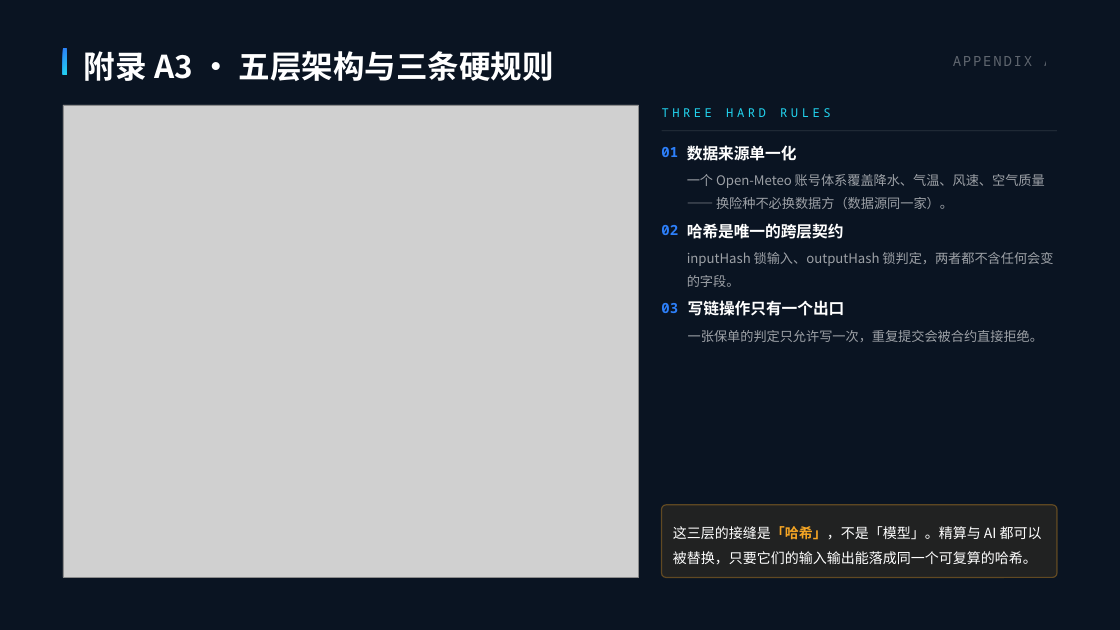
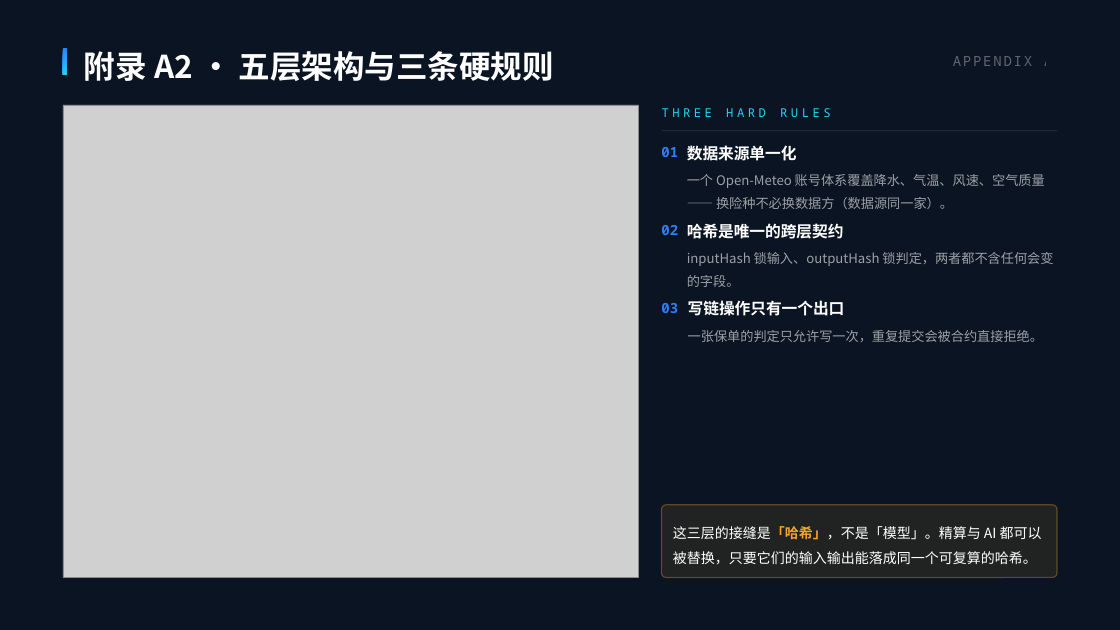
Before and after one commit to juice-butterfly/rainproof, a slide deck: slide 13 of 提交材料/雨证-路演PPT-叙事版-修订5.pptx (slide 14 before the commit). Drawn at 1120x630 pixels with LibreOffice and Linux fonts; fonts in the diff are those of the drawing; grey boxes stand for pictures. Boxes give left, top, right and bottom in pixels: in the first picture for what was removed or moved away, otherwise in the second. Text is boxed around its words. In the diff, an @@ line names an element or a change of style, - is before the commit and + after.

Commit message:
﻿[A] v3 回放取证落地：材料升 v3 口径 + 页 6 第三条证据换 2026-08-09 上海 + 13 页母版同步
回放（本机回放链，chainId 伪装 11155111，不上任何公网链）
- 部署 v3 后跑完整闭环：投保 08-06 → 保障窗 08-09 00:00–08-10 00:00（v3 冷静期 3 天）
- 链上累计 448 → 553 mm；AI 判定 PAY 91（三模型窗口增量 93.5 / 78 / 88.7）
- claim 按增量 105 mm 落 tier1 ⇒ 赔付 0.0075 ETH；保单终态 paid/settled
- 新增 07-测试工具/replay_v3_setup.js（回放专用：注资 + 报价 + 投保，幂等）

CLI 加 v3 支持（探测式、纯增量，968 的 v2 路径一行没动）
- ai-collect.js / submit-judgement.js：三段探测 v3→v2→v1；v3 调 8 参 submitJudgement
- keeper.js 支持 --v3；deploy.js 支持 --v3；push-rainfall.js 阈值读加 entryThresholdOf

留痕与文档
- 09-AI判定留痕/2026-08-09上海暴雨回放/（snapshot + judgement；两份哈希已被
  check-ai.js 的「每条留痕都能当场重算」覆盖）
- 08-截图存证/历史回放-2026-08-09上海暴雨.md（七节，照 2024 那份结构）+ README 增 v3 行
- PPT 修订5（13 页 / 9,270,293 B / SHA256 ecc2923b…）：页 6 第三条证据换 v3 本地回放链
  （增量 105 mm、PAY 91）、页脚改 v3 口径、附录徽标改 A1/A2、968 盒补 v3 运行时 15,823 B
- 演讲稿 / 路演总表按 13 页重排（收尾 12→11、附录 13/14→12/13；删页后正文 ≈3:31）
- 提交表、根 README、外部PPT修订4 补 §十（含两处「改不动」的烘焙图残留说明）

门禁：cd 07-测试工具 && npm test → 九道全绿（8/29/27/19/9/73/101/73/87 = 426 项）

```diff
--- a/提交材料/雨证-路演PPT-叙事版-修订5.pptx
+++ b/提交材料/雨证-路演PPT-叙事版-修订5.pptx
@@ text at [84,51,554,81]: text changed @@
-附录 A3 · 五层架构与三条硬规则
+附录 A2 · 五层架构与三条硬规则
```
Also in this commit, not shown: 2 other slides changed, 1 slide removed, 17 other files.
